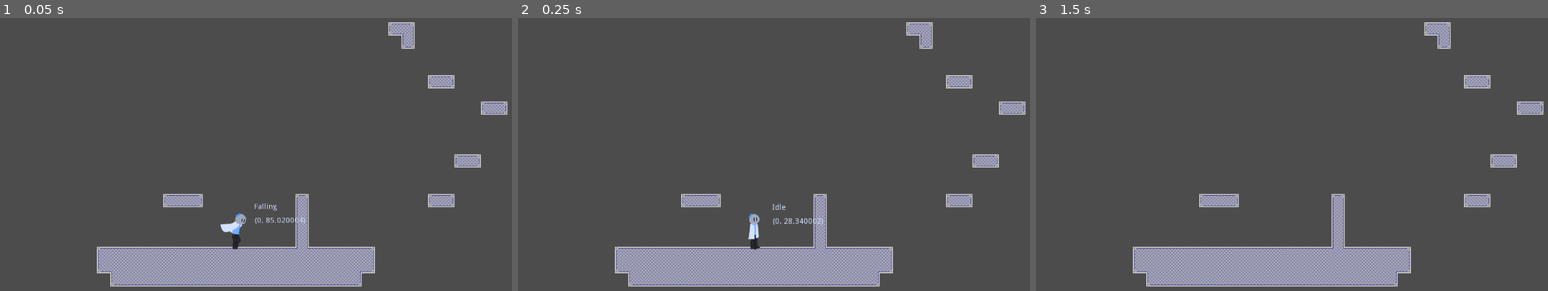
Above: before the commit, frames 1-3 (left to right).
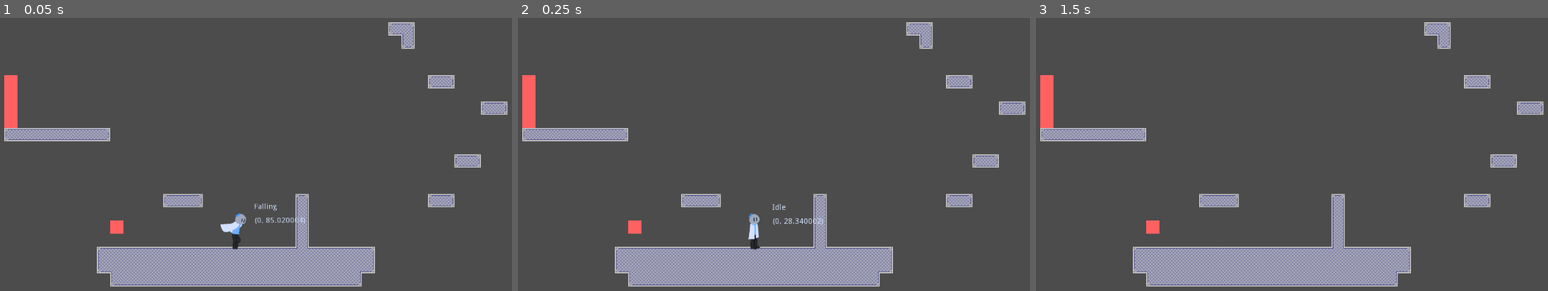
Above: after the commit, the same moments.

Repository: Airtoum/Twin-Manifold
Game: Godot game, scene res://Levels/Level A.tscn
The game is run twice, just before and just after one commit, with the same random seed, the same clock (stepped at 60 frames per second) and the same inputs.
Inputs:
- Up to frame 1 (0.05 s): no input
- Up to frame 2 (0.25 s): no input
- Up to frame 3 (1.5 s): tap Enter (ui_accept) at 0.5, 0.6, 0.77, 1.07, 1.25 s; hold D (Right) from 0.53 s (still down); tap Shift (Clone) at 1.35 s

The runs differ from the first frame. In frame 1, 1.7% of the frame differs, in the area x 0-25%, y 20-80%; in frame 2, 1.7%; in frame 3, 1.7%.

Commit message:
Base functionality for things that kill scientists

Diff:
--- a/Twin Manifold/Entities/Scientist/Dead.gd
+++ b/Twin Manifold/Entities/Scientist/Dead.gd
@@ -1,5 +1,6 @@
 extends SMState
 
+#reminder: look at B453 game development
 
 var agent : Scientist
 var dead_timer = 0.0
--- a/Twin Manifold/Entities/Scientist/Scientist.gd
+++ b/Twin Manifold/Entities/Scientist/Scientist.gd
@@ -22,6 +22,7 @@
 var no_interact_until_age = 0.1
 var the_clone_i_just_made = null
 var has_lived_for_1_frame = false
+var last_velocity = Vector2.ZERO
 
 export(PackedScene) onready var Clone
 export(NodePath) onready var graphic_path
@@ -61,6 +62,7 @@
 
 # Subclass physics process happens first before superclass
 func _physics_process(delta):
+	last_velocity = velocity
 	velocity = move_and_slide_with_snap(velocity, snap, Vector2.UP)
 	state_machine.state_machine_physics_process(delta)
 	if self.age > self.no_interact_until_age:
@@ -69,6 +71,9 @@
 	velocity += gravity * delta
 	#print(state_machine.current_state.name)
 	#print(is_on_floor())
+	for i in self.get_slide_count():
+		var coll = self.get_slide_collision(i)
+		GameEvents.emit_signal("collided_with", self, coll.collider, coll)
 	check_and_spawn_clone()
 	self.input_flags &= cons.INPUT_HOLD # turn off clone/jump input
 	age += delta
@@ -151,3 +156,4 @@
 
 func die():
 	self.state_machine.set_state("Dead")
+	velocity = last_velocity
--- /dev/null
+++ b/Twin Manifold/GameEvents.gd
@@ -0,0 +1,5 @@
+extends Node
+
+
+signal collided_with
+signal tilemap_entered
--- /dev/null
+++ b/Twin Manifold/Levels/InteractiveTileMap.gd
@@ -0,0 +1,24 @@
+extends TileMap
+
+
+# Declare member variables here. Examples:
+# var a = 2
+# var b = "text"
+
+
+# Called when the node enters the scene tree for the first time.
+func _ready():
+	GameEvents.connect("collided_with", self, "_on_collided_with")
+
+
+func _on_collided_with(who, whom, coll: KinematicCollision2D):
+	if whom == self:
+		# test at 4 different points if collision happens to be on tile edge/corner
+		for dx in [-0.5, 0.5]:
+			for dy in [-0.5, 0.5]:
+				evaluate_collision(coll.position + Vector2(dx, dy), who, coll)
+
+func evaluate_collision(world_position, who, coll):
+	var grid_pos = self.world_to_map(world_position)
+	if get_cellv(grid_pos) == 1:
+		who.die()
--- a/Twin Manifold/Levels/Level A.tscn
+++ b/Twin Manifold/Levels/Level A.tscn
@@ -1,7 +1,8 @@
-[gd_scene load_steps=3 format=2]
+[gd_scene load_steps=4 format=2]
 
 [ext_resource path="res://Tiles/FactoryTileset.tres" type="TileSet" id=1]
 [ext_resource path="res://Entities/Scientist/ScientistBlue/ScientistBlue.tscn" type="PackedScene" id=2]
+[ext_resource path="res://Levels/InteractiveTileMap.gd" type="Script" id=3]
 
 [node name="Node2D" type="Node2D"]
 
@@ -9,7 +10,8 @@
 tile_set = ExtResource( 1 )
 cell_size = Vector2( 24, 24 )
 format = 1
-tile_data = PoolIntArray( 196641, 0, 131078, 196642, 0, 10, 262178, 0, 131079, 458788, 0, 131078, 458789, 0, 196615, 589864, 0, 131078, 589865, 0, 196615, 852006, 0, 131078, 852007, 0, 196615, 1048592, 0, 131078, 1048593, 0, 196609, 1048594, 0, 196615, 1048602, 0, 196614, 1048612, 0, 131078, 1048613, 0, 196615, 1114138, 0, 196608, 1179674, 0, 196608, 1245210, 0, 196608 …(1104 unchanged characters)…
+tile_data = PoolIntArray( 196641, 0, 131078, 196642, 0, 10, 262178, 0, 131079, 458756, 1, 0, 458788, 0, 131078, 458789, 0, 196615, 524292, 1, 0, 589828, 1, 0, 589864, 0, 131078, 589865, 0, 196615, 655364, 1, 0, 720900, 0, 131078, 720901, 0, 196609, 720902, 0, 196609, 720903, 0, 196609, 720904, 0, 196609, 720905, 0, 196609, 720906, 0, 196609, 720907, 0, 196615, 852006, 0, 131078, 852007, 0, 196615, 1048592, 0, 131078, 1048593, 0, 196609, 1048594, 0, 196615, 1048602, 0, 196614, 1048612, 0, 131078, 1048613, 0, 196615, 1114138, 0, 196608, 1179660, 1, 0, 1179674, 0, 196608, 1245210, 0, 196608 …(1104 unchanged characters)…
+script = ExtResource( 3 )
 
 [node name="ScientistBlue" parent="." instance=ExtResource( 2 )]
 position = Vector2( 515.958, 447.093 )
--- a/Twin Manifold/Tiles/FactoryTileset.tres
+++ b/Twin Manifold/Tiles/FactoryTileset.tres
@@ -1,6 +1,7 @@
-[gd_resource type="TileSet" load_steps=42 format=2]
+[gd_resource type="TileSet" load_steps=44 format=2]
 
 [ext_resource path="res://Tiles/FactoryTileset.png" type="Texture" id=1]
+[ext_resource path="res://Assets/RedSquare.png" type="Texture" id=2]
 
 [sub_resource type="ConvexPolygonShape2D" id=1]
 points = PoolVector2Array( 24, 24, 0, 24, 0, 0, 24, 0 )
@@ -119,7 +120,10 @@
 [sub_resource type="ConvexPolygonShape2D" id=39]
 points = PoolVector2Array( 24, 24, 0, 24, 0, 0, 24, 0 )
 
-[sub_resource type="VisualScript" id=40]
+[sub_resource type="ConvexPolygonShape2D" id=40]
+points = PoolVector2Array( 24, 24, 0, 24, 0, 0, 24, 0 )
+
+[sub_resource type="VisualScript" id=41]
 data = {
 "base_type": "TilesetEditorContext",
 "functions": [ {
@@ -127,7 +131,7 @@
 "function_id": -1,
 "name": "f_312843592",
 "nodes": [  ],
-"scroll": Vector2( -50, -100 ),
+"scroll": Vector2( -70, -419.5 ),
 "sequence_connections": [  ]
 } ],
 "is_tool_script": false,
@@ -395,4 +399,25 @@
 "shape_transform": Transform2D( 1, 0, 0, 1, 0, 0 )
 } ]
 0/z_index = 0
-script = SubResource( 40 )
+1/name = "RedSquare.png 1"
+1/texture = ExtResource( 2 )
+1/tex_offset = Vector2( 0, 0 )
+1/modulate = Color( 1, 1, 1, 1 )
+1/region = Rect2( 0, 0, 24, 24 )
+1/tile_mode = 0
+1/occluder_offset = Vector2( 0, 0 )
+1/navigation_offset = Vector2( 0, 0 )
+1/shape_offset = Vector2( 0, 0 )
+1/shape_transform = Transform2D( 1, 0, 0, 1, 0, 0 )
+1/shape = SubResource( 40 )
+1/shape_one_way = false
+1/shape_one_way_margin = 1.0
+1/shapes = [ {
+"autotile_coord": Vector2( 0, 0 ),
+"one_way": false,
+"one_way_margin": 1.0,
+"shape": SubResource( 40 ),
+"shape_transform": Transform2D( 1, 0, 0, 1, 0, 0 )
+} ]
+1/z_index = 0
+script = SubResource( 41 )
--- a/Twin Manifold/project.godot
+++ b/Twin Manifold/project.godot
@@ -48,6 +48,10 @@
 run/main_scene="res://Levels/Level A.tscn"
 config/icon="res://icon.png"
 
+[autoload]
+
+GameEvents="*res://GameEvents.gd"
+
 [input]
 
 Left={
Binary file added: Twin Manifold/Assets/RedSquare.png
Not shown, added: Twin Manifold/Assets/RedSquare.png.import
